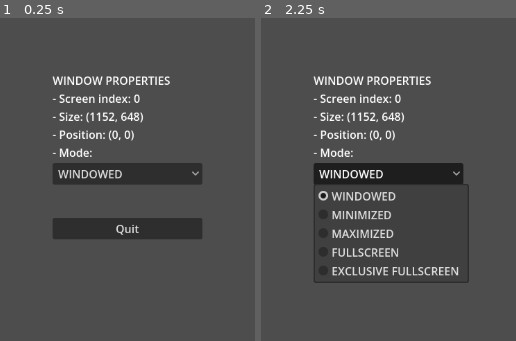
Above: before the commit, frames 1-2 (left to right).
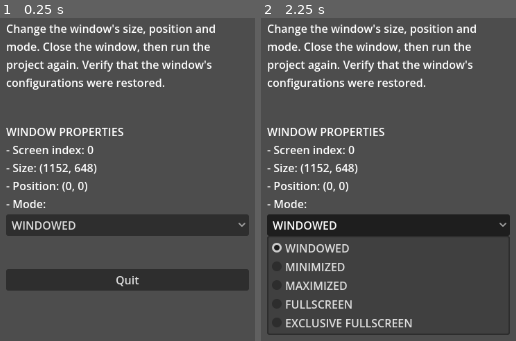
Above: after the commit, the same moments.

Repository: danijmn/godot-window-restorer
Game: Godot game, scene res://test_project_files/test_scene.tscn
Two runs of this game, one before a commit and one after it. Both use one fixed random seed, a clock stepped at 60 frames per second and the inputs below.
Inputs:
- Up to frame 1 (0.25 s): no input
- Up to frame 2 (2.25 s): click "WINDOWED" at 0.5 s; click "WINDOWED" at 1.25 s; click "WINDOWED" at 2 s

The runs differ from the first frame. In frame 1, 21% of the frame differs, in the area x 2-98%, y 1-85%; in frame 2, 23%, in the area x 2-98%, y 1-99%.

Commit message:
Add runtime instructions to test project.

Diff:
--- a/test_project_files/test_scene.tscn
+++ b/test_project_files/test_scene.tscn
@@ -2,7 +2,7 @@
 
 [ext_resource type="Script" uid="uid://dy6bsab3ieqvb" path="res://test_project_files/test_script.gd" id="1_maj3o"]
 
-[node name="TestScene" type="Control" unique_id=225099697 node_paths=PackedStringArray("window_properties_label", "window_mode_options", "quit_button")]
+[node name="TestScene" type="Control" unique_id=225099697 node_paths=PackedStringArray("instructions_label", "window_properties_label", "window_mode_options", "quit_button")]
 layout_mode = 3
 anchors_preset = 15
 anchor_right = 1.0
@@ -10,6 +10,7 @@
 grow_horizontal = 2
 grow_vertical = 2
 script = ExtResource("1_maj3o")
+instructions_label = NodePath("VBoxContainer/Instructions")
 window_properties_label = NodePath("VBoxContainer/WindowProperties")
 window_mode_options = NodePath("VBoxContainer/WindowModes")
 quit_button = NodePath("VBoxContainer/QuitButton")
@@ -28,13 +29,23 @@
 grow_horizontal = 2
 grow_vertical = 2
 
+[node name="Instructions" type="Label" parent="VBoxContainer" unique_id=1363289190]
+custom_minimum_size = Vector2(350, 0)
+layout_mode = 2
+text = "Change the window's size, position and mode. Close the window, then run the project again. Verify that the window's configurations were restored."
+autowrap_mode = 3
+
+[node name="Space" type="Control" parent="VBoxContainer" unique_id=784225715]
+custom_minimum_size = Vector2(0, 40)
+layout_mode = 2
+
 [node name="WindowProperties" type="Label" parent="VBoxContainer" unique_id=1860371006]
 layout_mode = 2
 
 [node name="WindowModes" type="OptionButton" parent="VBoxContainer" unique_id=992826582]
 layout_mode = 2
 
-[node name="Space" type="Control" parent="VBoxContainer" unique_id=2015657765]
+[node name="Space2" type="Control" parent="VBoxContainer" unique_id=2015657765]
 custom_minimum_size = Vector2(0, 40)
 layout_mode = 2
 
--- a/test_project_files/test_script.gd
+++ b/test_project_files/test_script.gd
@@ -2,6 +2,7 @@
 extends Node
 
 
+@export var instructions_label: Label
 @export var window_properties_label: Label
 @export var window_mode_options: OptionButton
 @export var quit_button: Button
@@ -56,11 +57,13 @@
 
 func _update_ui() -> void:
 	if Engine.is_embedded_in_editor():
+		instructions_label.visible = false
 		window_properties_label.text = \
 			"EMBEDDED MODE IS ENABLED. DISABLE IT AND RESTART TO TEST THE PLUGIN!"
 		window_mode_options.visible = false
 		quit_button.visible = false
 	else:
+		instructions_label.visible = true
 		window_properties_label.text = \
 			"""WINDOW PROPERTIES
 			- Screen index: %d
